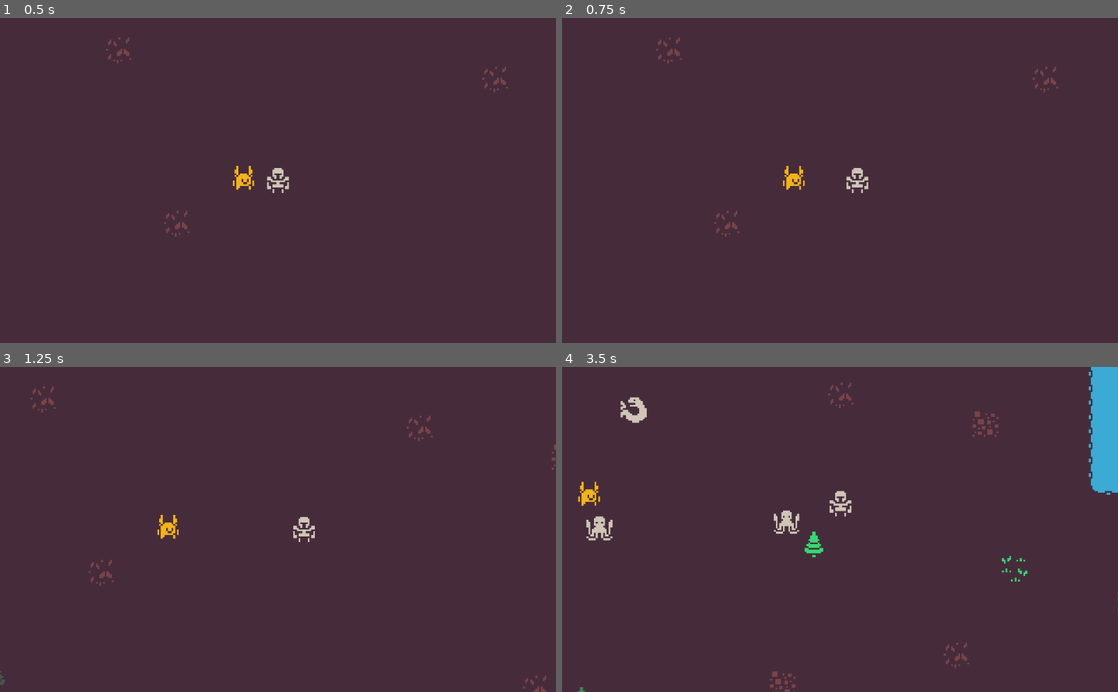
Above: before the commit, frames 1-4 (two rows, left to right).
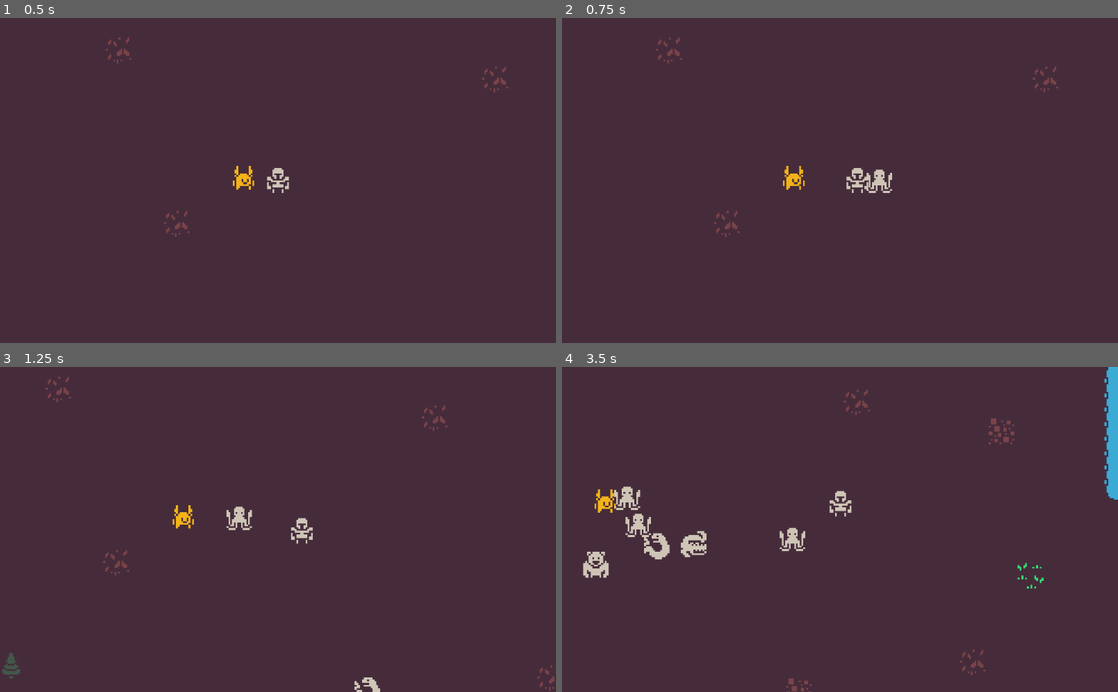
Above: after the commit, the same moments.

Repository: dsg-jam/LD46
Game: Godot game, scene res://assets/scenes/test.tscn
Same seed, same stepped clock (60 frames per second), same inputs: the game is played once before the commit and once after it.
Inputs:
- Up to frame 1 (0.5 s): no input
- Up to frame 2 (0.75 s): tap Enter at 0.5 s; hold Right (player_right) from 0.53 s (still down); tap G (player_place_turret, bound only after the commit) at 0.6 s
- Up to frame 3 (1.25 s): keep holding Right (player_right)
- Up to frame 4 (3.5 s): release Right (player_right) at 1.28 s; hold Down (player_down) 1.28-2.03 s; tap F (player_mine) at 1.35 s; tap G (player_place_turret, bound only after the commit) at 1.55, 2.1, 2.85 s; hold Right (player_right) 2.03-2.78 s; hold Up (player_up) from 2.78 s (still down)

Frame 1 is identical in both runs. In frame 2, 0.2% of the frame differs, in the area x 54-60%, y 46-54%; in frame 3, 1.4%; in frame 4, 4.2%, in the area x 2-100%, y 0-100%.

Commit message:
Resource Types and player inventory (#10)
* resource types and player inventory

* building turrets

Diff:
--- a/assets/prefabs/Resource.tscn
+++ b/assets/prefabs/Resource.tscn
@@ -1,7 +1,6 @@
-[gd_scene load_steps=5 format=2]
+[gd_scene load_steps=4 format=2]
 
 [ext_resource path="res://assets/scripts/Resource.gd" type="Script" id=1]
-[ext_resource path="res://assets/textures/resources/tree_1.tres" type="Texture" id=2]
 [ext_resource path="res://assets/animations/fade_in.tres" type="Animation" id=3]
 
 [sub_resource type="CapsuleShape2D" id=1]
@@ -15,7 +14,6 @@
 
 [node name="Sprite" type="Sprite" parent="."]
 modulate = Color( 1, 1, 1, 0 )
-texture = ExtResource( 2 )
 __meta__ = {
 "_edit_lock_": true
 }
--- a/assets/scripts/Manager.gd
+++ b/assets/scripts/Manager.gd
@@ -51,6 +51,7 @@
 func spawn_resource(pos: Vector2) -> void:
 	var node: Node2D = resource_prefab.instance()
 	node.position = pos
+	node.init_random(rng)
 
 	# handle removing the resource
 	node.connect("tree_exiting", self, "_on_Resource_tree_exiting")
--- a/assets/scripts/Player.gd
+++ b/assets/scripts/Player.gd
@@ -1,11 +1,19 @@
 extends KinematicBody2D
 
 export var speed_mult: float = 80
+export var build_distance: float = 20
+
+export var resources_for_turret := { wood = 0 }
+
+var turret_prefab = preload("res://assets/prefabs/Enemy.tscn")
 
 var interaction_area: Area2D
 
 # reference to SimpleAnimationController.gd
 var animation_controller
+
+const inventory := {}
+var look_direction: Vector2
 
 func _ready() -> void:
 	interaction_area = $InteractionArea
@@ -21,18 +29,25 @@
 		input.y += 1
 	if Input.is_action_pressed("player_up"):
 		input.y -= 1
+
 	return input.normalized()
 
 func _physics_process(_delta: float) -> void:
-	var velocity := read_input() * speed_mult
+	var input := read_input()
+	if input.length() > 0:
+		look_direction = input
+
+	var velocity := input * speed_mult
 	velocity = move_and_slide(velocity)
 
 	if animation_controller:
 		animation_controller.set_velocity_vector(velocity)
 
 func mine_resource(resource) -> void:
+	var resource_type: String = resource.resource_type
 	var collected: int = resource.collect()
-	print("collected ", collected, " resource(s)")
+	print("collected ", collected, " resource(s) of type ", resource_type)
+	inventory[resource_type] = inventory.get(resource_type, 0) + collected
 
 func mine_area() -> void:
 	for body in interaction_area.get_overlapping_bodies():
@@ -47,8 +62,30 @@
 		# only allow mining one resource at a time
 		break
 
+func spawn_turret() -> void:
+	var turret = turret_prefab.instance()
+	turret.position = self.position + look_direction * build_distance
+	get_tree().current_scene.add_child(turret)
+
+func has_item(name: String, count: int) -> bool:
+	return self.inventory.get(name, 0) >= count
+
+func has_items(items: Dictionary) -> bool:
+	for name in items.keys():
+		if !has_item(name, items[name]):
+			return false
+
+	return true
+
+func try_build_turret() -> void:
+	if has_items(resources_for_turret):
+		spawn_turret()
 
 func _input(event: InputEvent) -> void:
 	if event.is_action_released("player_mine"):
 		mine_area()
 		return
+
+	if event.is_action_released("player_place_turret"):
+		try_build_turret()
+		return
--- a/assets/scripts/Resource.gd
+++ b/assets/scripts/Resource.gd
@@ -1,4 +1,26 @@
 extends Node2D
+
+const math_utils := preload("math_utils.gd")
+
+const wood_textures = [
+	preload("res://assets/textures/resources/tree_1.tres"),
+	preload("res://assets/textures/resources/tree_2.tres"),
+	preload("res://assets/textures/resources/tree_3.tres"),
+	preload("res://assets/textures/resources/tree_4.tres"),
+]
+const stone_textures = [
+	preload("res://assets/textures/resources/stone_1.tres"),
+]
+
+export var wood_chance: int = 8
+export var stone_chance: int = 4
+export var iron_chance: int = 1
+
+var resource_weights := math_utils.prepare_weighted_selection({
+	wood = wood_chance,
+	stone = stone_chance,
+	iron = iron_chance,
+})
 
 var animation_player: AnimationPlayer
 
@@ -17,10 +39,37 @@
 	animation_player.connect("animation_finished", self, "_on_fade_out_finished")
 	animation_player.play_backwards("fade_in")
 
+var resource_type: String
+var resource_amount: int = 1
+
+func init(type: String, texture: Texture, amount: int) -> void:
+	self.resource_type = type
+	self.resource_amount = amount
+	$Sprite.texture = texture
+
+func random_resource_type(rng: RandomNumberGenerator) -> String:
+	return math_utils.rand_selection_weighted(rng, resource_weights)
+
+func random_resource_texture(rng: RandomNumberGenerator, type: String) -> Texture:
+	var texture_set
+	match type:
+		"iron":
+			continue
+		"stone":
+			texture_set = stone_textures
+		_:
+			texture_set = wood_textures
+
+	return math_utils.rand_choose_item(rng, texture_set)
+
+func init_random(rng: RandomNumberGenerator) -> void:
+	var type = random_resource_type(rng)
+	var texture = random_resource_texture(rng, type)
+	init(type, texture, rng.randi_range(1, 5))
+
 func collect() -> int:
 	# remove collider immediately to avoid repeated detections
 	$StaticBody2D.free()
 	remove()
 
-	# TODO yield random amount of resources
-	return 2
+	return self.resource_amount
--- a/assets/scripts/math_utils.gd
+++ b/assets/scripts/math_utils.gd
@@ -1,5 +1,24 @@
+static func prepare_weighted_selection(values: Dictionary) -> Array:
+	var selection := []
+	var running_sum := 0
+	for key in values.keys():
+		running_sum += values[key]
+		selection.append([key, running_sum])
+
+	return selection
+
+static func rand_selection_weighted(rng: RandomNumberGenerator, selection: Array):
+	var select := rng.randi_range(1, floor(selection[-1][1]))
+	for tup in selection:
+		if select <= tup[1]:
+			return tup[0]
+
+	return null
+
+static func rand_choose_item(rng: RandomNumberGenerator, arr: Array):
+	return arr[rng.randi_range(0, arr.size() - 1)]
+
 static func randvec_with_radius_range(rng: RandomNumberGenerator, rmin: float, rmax: float) -> Vector2:
-	# TODO is there a more efficient way of doing this?
 	var r: float = rng.randf_range(rmin, rmax)
 	var phi: float = rng.randf_range(0, TAU)
 
--- /dev/null
+++ b/assets/textures/resources/stone_1.tres
@@ -0,0 +1,7 @@
+[gd_resource type="AtlasTexture" load_steps=2 format=2]
+
+[ext_resource path="res://assets/textures/atlas.png" type="Texture" id=1]
+
+[resource]
+atlas = ExtResource( 1 )
+region = Rect2( 80, 32, 16, 16 )
--- /dev/null
+++ b/assets/textures/resources/tree_2.tres
@@ -0,0 +1,7 @@
+[gd_resource type="AtlasTexture" load_steps=2 format=2]
+
+[ext_resource path="res://assets/textures/atlas.png" type="Texture" id=1]
+
+[resource]
+atlas = ExtResource( 1 )
+region = Rect2( 64, 32, 16, 16 )
--- /dev/null
+++ b/assets/textures/resources/tree_3.tres
@@ -0,0 +1,7 @@
+[gd_resource type="AtlasTexture" load_steps=2 format=2]
+
+[ext_resource path="res://assets/textures/atlas.png" type="Texture" id=1]
+
+[resource]
+atlas = ExtResource( 1 )
+region = Rect2( 80, 16, 16, 16 )
--- /dev/null
+++ b/assets/textures/resources/tree_4.tres
@@ -0,0 +1,7 @@
+[gd_resource type="AtlasTexture" load_steps=2 format=2]
+
+[ext_resource path="res://assets/textures/atlas.png" type="Texture" id=1]
+
+[resource]
+atlas = ExtResource( 1 )
+region = Rect2( 64, 16, 16, 16 )
--- a/project.godot
+++ b/project.godot
@@ -55,6 +55,11 @@
 "events": [ Object(InputEventKey,"resource_local_to_scene":false,"resource_name":"","device":0,"alt":false,"shift":false,"control":false,"meta":false,"command":false,"pressed":false,"scancode":70,"unicode":0,"echo":false,"script":null)
  ]
 }
+player_place_turret={
+"deadzone": 0.5,
+"events": [ Object(InputEventKey,"resource_local_to_scene":false,"resource_name":"","device":0,"alt":false,"shift":false,"control":false,"meta":false,"command":false,"pressed":false,"scancode":71,"unicode":0,"echo":false,"script":null)
+ ]
+}
 
 [rendering]
 
